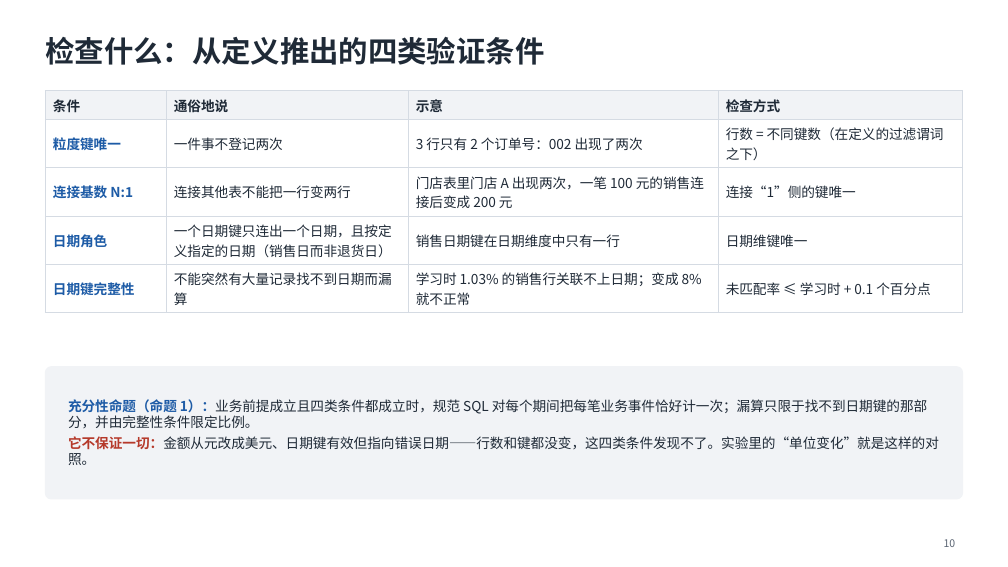
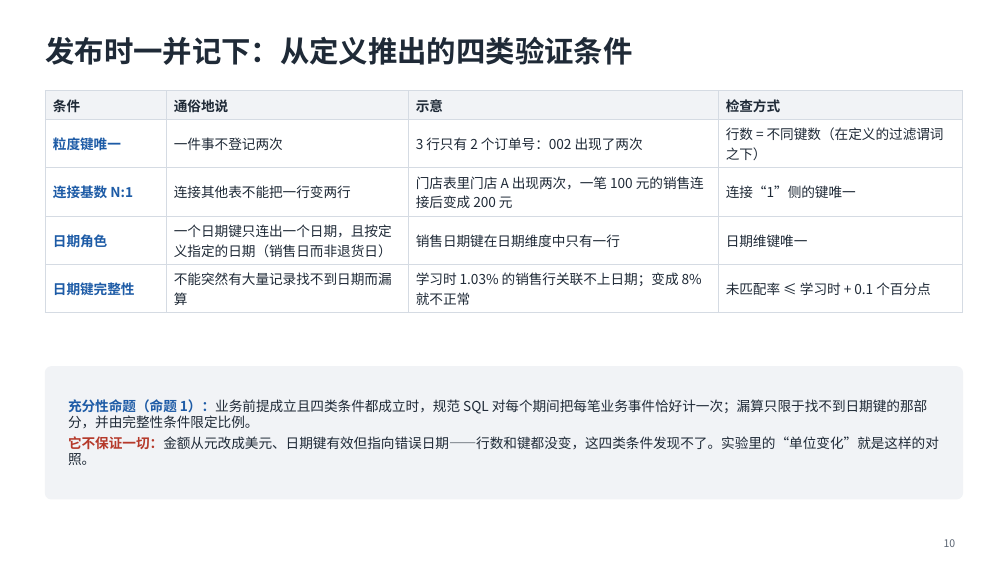
Before and after one commit to mmmttt000045/agent4db-adapter, a slide deck: slide 10 of docs/mavra-system.pptx. Drawn at 1008x567 pixels with LibreOffice and Linux fonts; fonts in the diff are those of the drawing. Boxes give left, top, right and bottom in pixels: in the first picture for what was removed or moved away, otherwise in the second. Text is boxed around its words. In the diff, an @@ line names an element or a change of style, - is before the commit and + after.

```diff
--- a/docs/mavra-system.pptx
+++ b/docs/mavra-system.pptx
@@ title at (x1=45, y1=37, x2=632, y2=65): text changed @@
-检查什么：从定义推出的四类验证条件
+发布时一并记下：从定义推出的四类验证条件
```
Also in this commit, not shown: 5 other slides changed, 2 other files.
